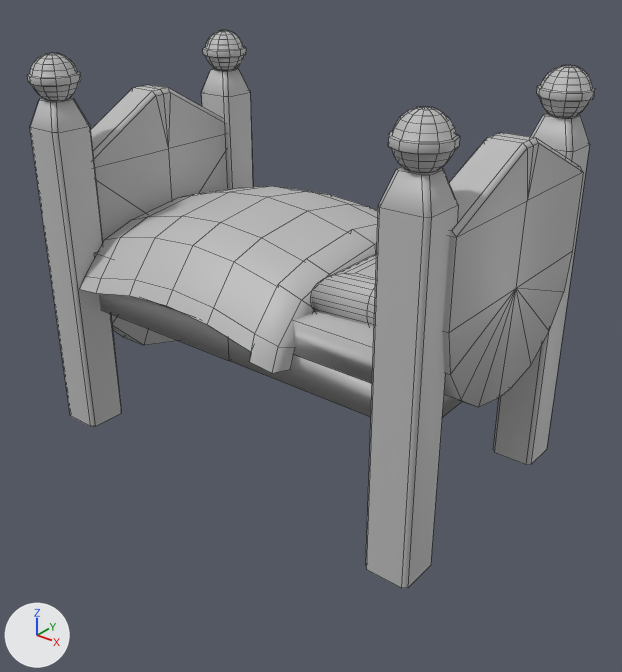
One commit to the FBX model VANHASSEL_CLARA/MESHES/SM_bed.fbx: the scene before it, then after it.
The view is the same before and after, from a camera (50 mm lens) standing at (2.26, -2.79, 2.48) and looking at (0.08, -0.06, 0.79). The axes (+X, +Y, +Z) are drawn at lower left. The lights are the same throughout. Mesh edges are drawn as thin lines. Where no turn or scale is listed for an object, it has been applied to the vertices. Vertices at the same position are counted once.

In view in the first picture: 'SM_bed'.
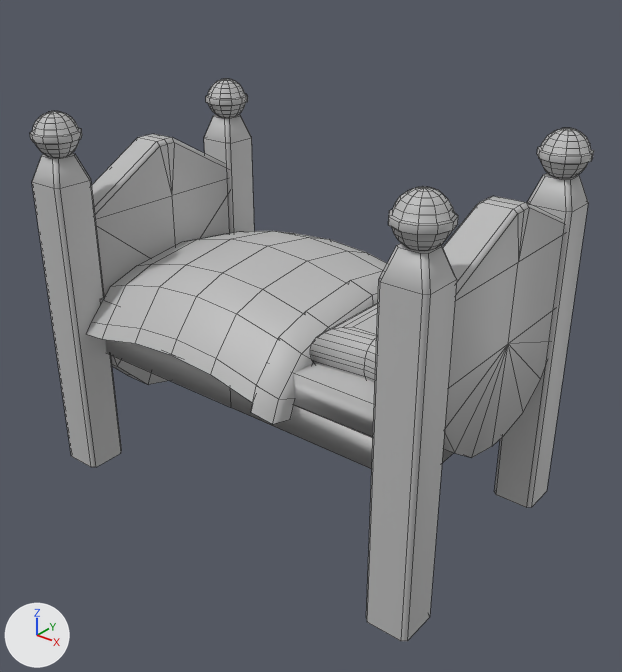
Location of each change, (x1, y1, x2, y2) in pixels of the pictures (622 x 672 px; the box of a moved part takes in the faces that stretch with it):
```json
{"object": "SM_bed", "change": "reshaped", "before": [27, 30, 595, 588], "after": [30, 79, 594, 641]}
{"part": 1, "of": "me_mesh", "change": "moved or reshaped", "before": [493, 113, 590, 465], "after": [494, 173, 588, 507]}
{"part": 2, "of": "me_mesh", "change": "moved or reshaped", "before": [388, 106, 460, 173], "after": [388, 187, 458, 251]}
{"part": 3, "of": "me_mesh", "change": "moved or reshaped", "before": [537, 65, 595, 118], "after": [537, 128, 594, 178]}
{"part": 4, "of": "me_mesh", "change": "moved or reshaped", "before": [366, 167, 458, 588], "after": [366, 243, 457, 641]}
{"part": 5, "of": "me_mesh", "change": "moved or reshaped", "before": [311, 253, 377, 327], "after": [311, 302, 378, 382]}
{"part": 6, "of": "me_mesh", "change": "moved or reshaped", "before": [94, 251, 462, 417], "after": [100, 297, 453, 469]}
{"part": 7, "of": "me_mesh", "change": "moved or reshaped", "before": [27, 53, 81, 101], "after": [30, 111, 82, 158]}
{"part": 8, "of": "me_mesh", "change": "moved or reshaped", "before": [30, 98, 121, 426], "after": [32, 153, 121, 467]}
{"part": 9, "of": "me_mesh", "change": "moved or reshaped", "before": [80, 186, 378, 373], "after": [87, 231, 387, 424]}
{"part": 10, "of": "me_mesh", "change": "moved or reshaped", "before": [443, 132, 583, 407], "after": [443, 196, 565, 458]}
{"part": 11, "of": "me_mesh", "change": "moved or reshaped", "before": [201, 68, 253, 189], "after": [204, 115, 254, 233]}
{"part": 12, "of": "me_mesh", "change": "moved or reshaped", "before": [90, 85, 228, 345], "after": [91, 134, 230, 385]}
{"part": 13, "of": "me_mesh", "change": "moved or reshaped", "before": [203, 30, 246, 71], "after": [206, 79, 248, 118]}
```

The change, as JSON lines over the scene's bpy script:
```json
{"block": "me_mesh", "where": "me_mesh.from_pydata(...)  # 907 vertices, 913 faces; spans x -1.02..1.02, y -0.66..0.66, z 0.24..1.97"}
{"block": "me_mesh", "where": "# used by ob_sm_bed; location = (0.0, 0.0, 0.0)"}
{"block": "me_mesh", "change": "me_mesh part 1: the loose piece of 24 vertices spanning x 0.8..0.99, y 0.38..0.58, z 0.24..1.78 is moved by (0.02, 0.02, -0.24)"}
{"block": "me_mesh", "change": "me_mesh part 2: the loose piece of 134 vertices spanning x 0.8..1.01, y -0.66..-0.44, z 1.77..1.97 is moved by (0.02, -0.02, -0.24)"}
{"block": "me_mesh", "change": "me_mesh part 3: the loose piece of 134 vertices spanning x 0.8..1.01, y 0.37..0.59, z 1.77..1.97 is moved by (0.02, 0.02, -0.24)"}
{"block": "me_mesh", "change": "me_mesh part 4: the loose piece of 24 vertices spanning x 0.8..0.99, y -0.65..-0.45, z 0.24..1.78 is moved by (0.02, -0.02, -0.24)"}
{"block": "me_mesh", "change": "me_mesh part 5: the loose piece of 76 vertices spanning x 0.36..0.84, y -0.41..0.4, z 1.04..1.26 is moved by (-0.02, 0.02, -0.24)"}
{"block": "me_mesh", "change": "me_mesh part 6: the loose piece of 33 vertices spanning x -0.92..0.93, y -0.52..0.51, z 0.82..1.11 is moved by (-0.02, 0.02, -0.24)"}
{"block": "me_mesh", "change": "me_mesh part 7: the loose piece of 134 vertices spanning x -1.02..-0.8, y -0.66..-0.44, z 1.77..1.97 is moved by (-0.02, -0.02, -0.24)"}
{"block": "me_mesh", "change": "me_mesh part 8: the loose piece of 24 vertices spanning x -1.01..-0.82, y -0.65..-0.45, z 0.24..1.78 is moved by (-0.02, -0.02, -0.24)"}
{"block": "me_mesh", "change": "me_mesh part 9: the loose piece of 81 vertices spanning x -0.81..0.37, y -0.64..0.66, z 0.91..1.36 is moved by (-0.02, 0.02, -0.24)"}
{"block": "me_mesh", "change": "me_mesh part 10: the loose piece of 45 vertices spanning x 0.85..1.02, y -0.51..0.47, z 0.81..1.79 is moved by (-0.02, 0.02, -0.24)"}
{"block": "me_mesh", "change": "me_mesh part 11: the loose piece of 24 vertices spanning x -1.01..-0.82, y 0.38..0.58, z 0.24..1.78 is moved by (-0.02, 0.02, -0.24)"}
{"block": "me_mesh", "change": "me_mesh part 12: the loose piece of 40 vertices spanning x -1.0..-0.84, y -0.52..0.48, z 0.47..1.76 is moved by (-0.02, 0.02, -0.24)"}
{"block": "me_mesh", "change": "me_mesh part 13: the loose piece of 134 vertices spanning x -1.02..-0.8, y 0.37..0.59, z 1.77..1.97 is moved by (-0.02, 0.02, -0.24)"}
```
